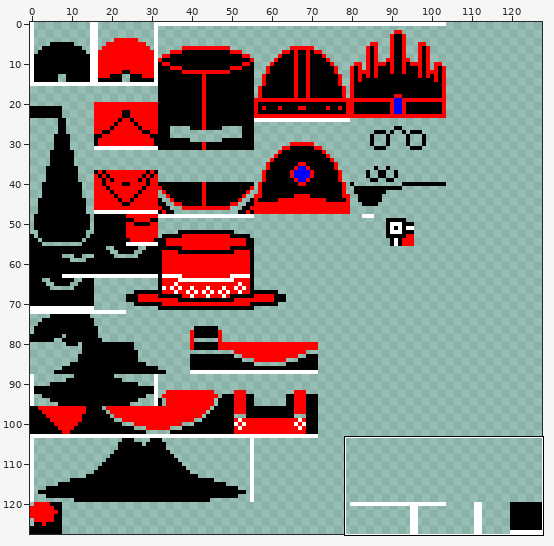
Two states of a sprite sheet, resources/sprites/clothes.png. Above, an overview of the earlier version with the close-up marked.
Close-up. The starting point:
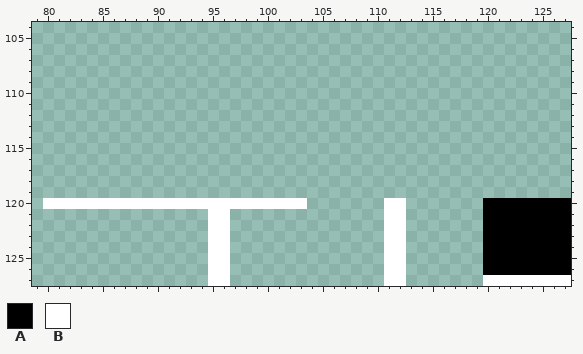
The file is 128x128 pixels. Shown: x 79..127, y 104..127.
Palette (. is transparent): A #000000  B #ffffff
Pixels before, first column x 80:
120 BBBBBBBBBBBBBBBBBBBBBBBB.......BB.......AAAAAAAA
121 ...............BB..............BB.......AAAAAAAA
122 ...............BB..............BB.......AAAAAAAA
123 ...............BB..............BB.......AAAAAAAA
124 ...............BB..............BB.......AAAAAAAA
125 ...............BB..............BB.......AAAAAAAA
126 ...............BB..............BB.......AAAAAAAA
127 ...............BB..............BB.......BBBBBBBB
New version:
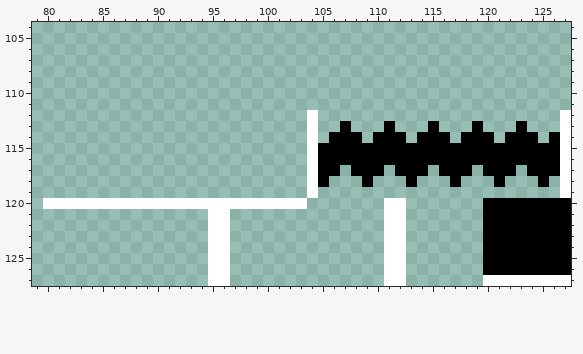
The edit:
Colour A is added in row 113 at x 107, 111, 115, 119 and 123; in row 114 at x 106 to 108, 110 to 112, 114 to 116, 118 to 120, 122 to 124 and 126; in rows 115 to 116 at x 105 to 126; in row 117 at x 105 to 106, 108 to 110, 112 to 114, 116 to 118, 120 to 122 and 124 to 126; in row 118 at x 105, 109, 113, 117, 121 and 125.
Colour B is added in rows 112 to 119 at x 104 and 127.
Where, in picture pixels (left, top, right, bottom), the same in both close-ups:
added: (307, 110, 571, 198)
